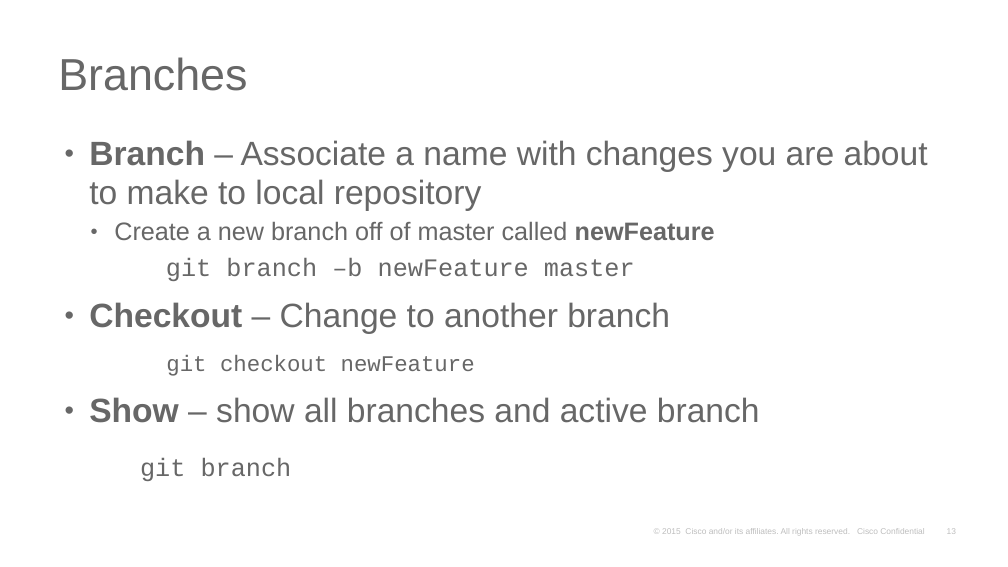
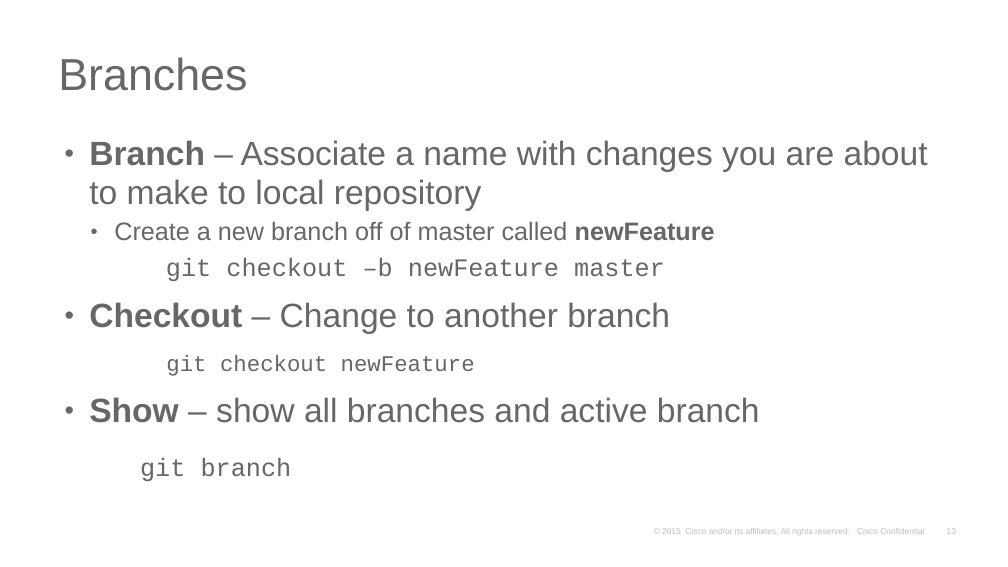
Before and after one commit to rgstephens/apiclab, a slide deck: slide 13 of github.pptx. Drawn at 1008x567 pixels with LibreOffice and Linux fonts; fonts in the diff are those of the drawing; background and template pictures are left out. Boxes give left, top, right and bottom in pixels: in the first picture for what was removed or moved away, otherwise in the second. Text is boxed around its words. In the diff, an @@ line names an element or a change of style, - is before the commit and + after.

```diff
--- a/github.pptx
+++ b/github.pptx
@@ text at [166, 258, 665, 281]: text changed @@
-  git branch –b newFeature master
+  git checkout –b newFeature master
```
Also in this commit, not shown: 3 other slides changed.
